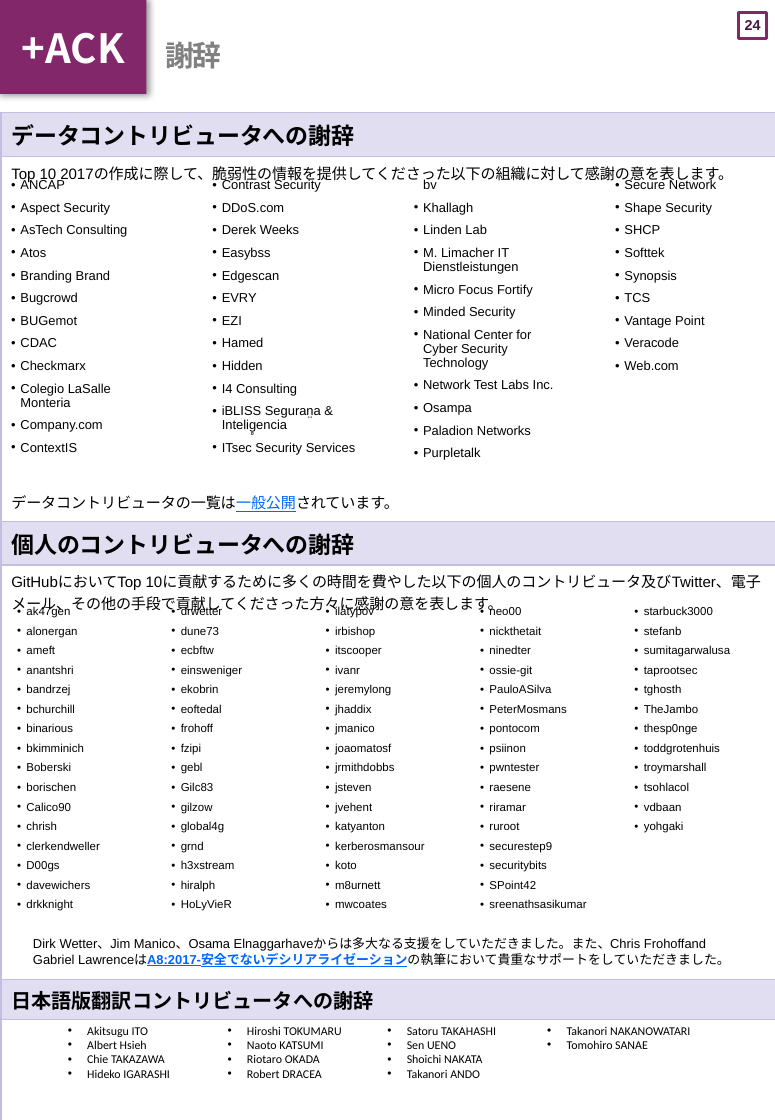
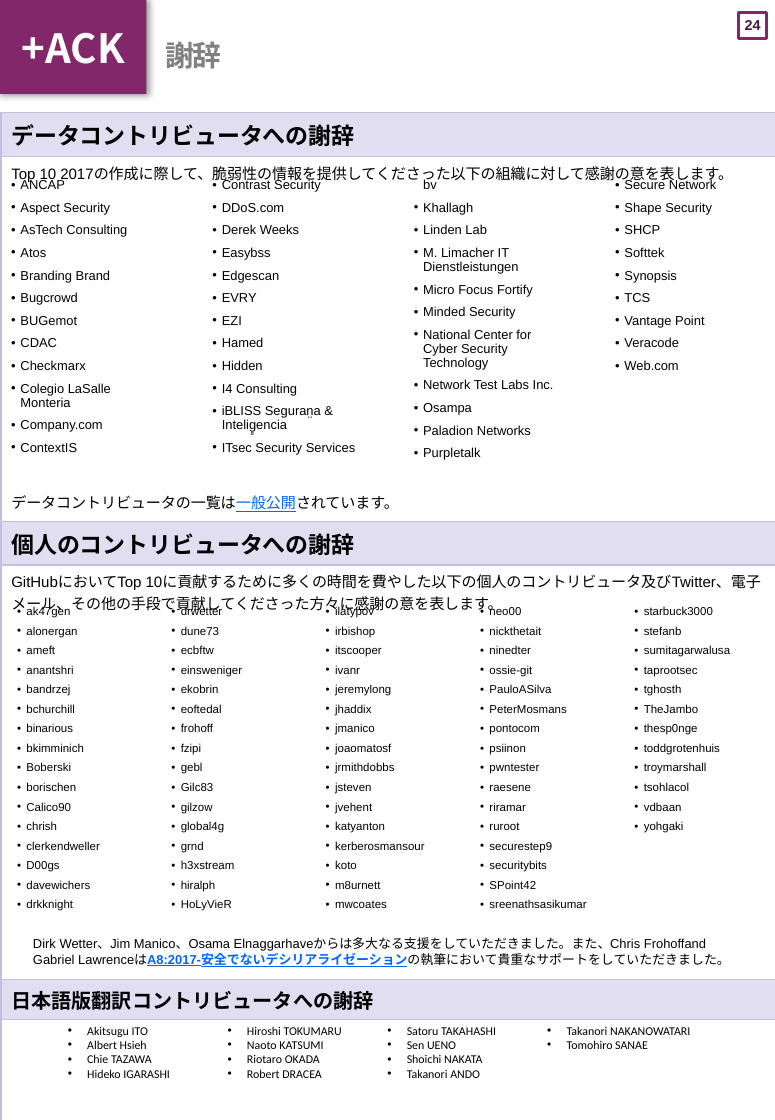
Before and after one commit to OWASP/Top10, a slide deck: slide 25 of 2017/ja/OWASP Top 10-2017(ja).pptx. Drawn at 775x1120 pixels with LibreOffice and Linux fonts; fonts in the diff are those of the drawing. Boxes give left, top, right and bottom in pixels: in the first picture for what was removed or moved away, otherwise in the second. Text is boxed around its words. In the diff, an @@ line names an element or a change of style, - is before the commit and + after.

```diff
--- a/2017/ja/OWASP Top 10-2017(ja).pptx
+++ b/2017/ja/OWASP Top 10-2017(ja).pptx
@@ text at <box>87,1054,152,1063</box>: text changed @@
-• Chie TAKAZAWA
+• Chie TAZAWA
```
Also in this commit, not shown: 1 other file.
